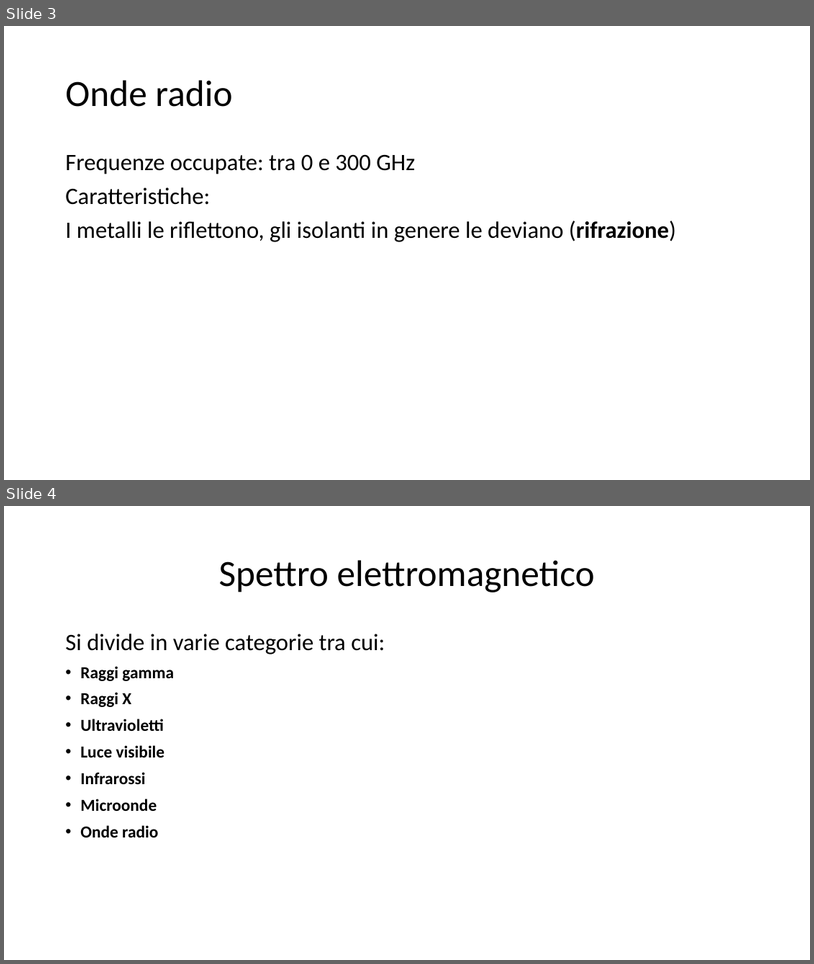
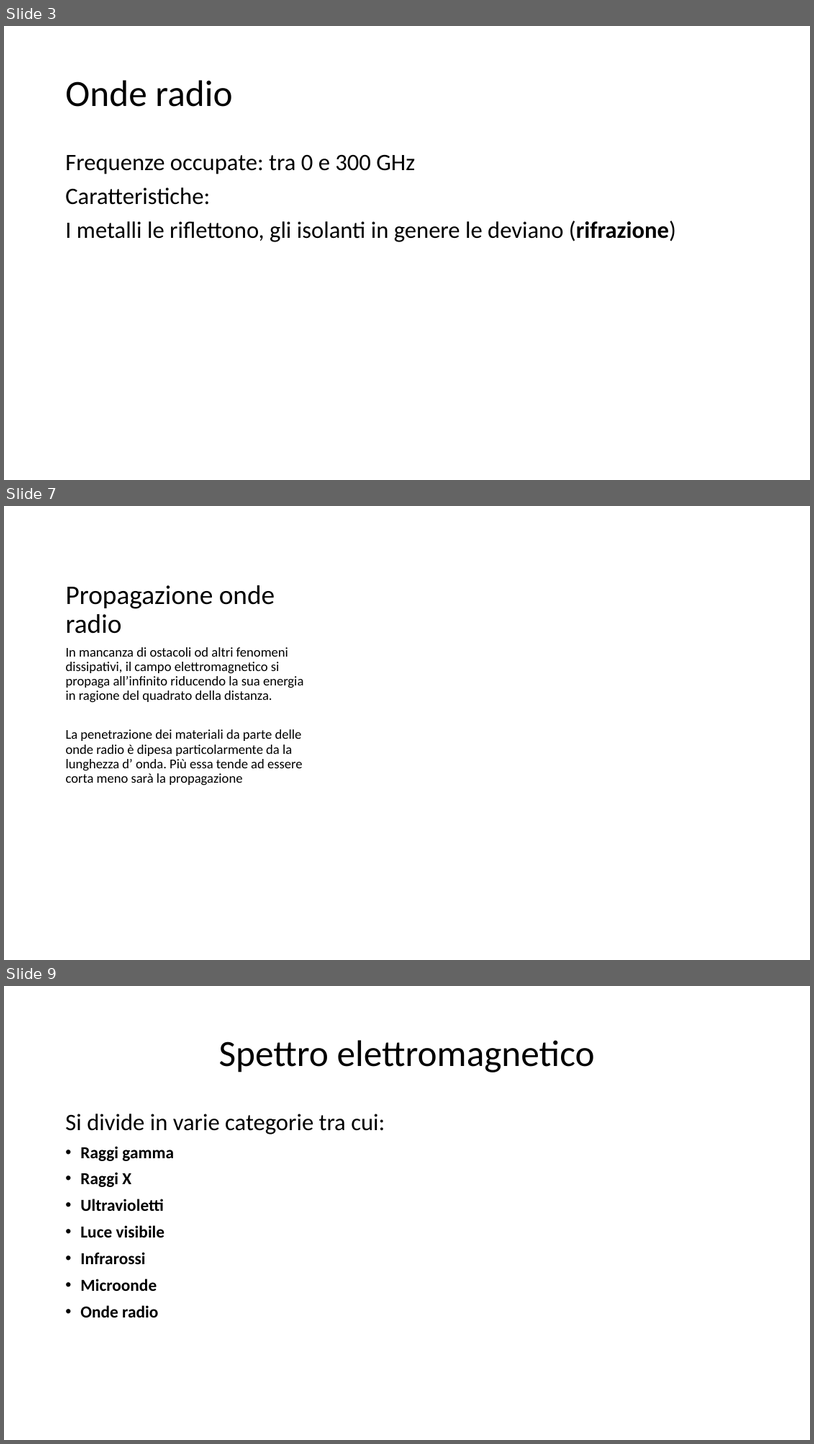
Before and after one commit to Vale19/School, a slide deck: Progetti (Sistemi e Reti)/Powerpoint/Spettro eletttromagnetico.pptx. Shown one above the other, each under a label of ours: slides 3 and 4 before the commit, slides 3, 7 and 9 after it; the slides between them are not shown. The pictures are 814x964 and 814x1444 pixels, drawn with LibreOffice and Linux fonts; fonts in the diff are those of the drawing. Boxes give left, top, right and bottom in pixels: in the first picture for what was removed or moved away, otherwise in the second. Text is boxed around its words. In the diff, an @@ line names an element or a change of style, - is before the commit and + after.

```diff
--- a/Progetti (Sistemi e Reti)/Powerpoint/Spettro eletttromagnetico.pptx
+++ b/Progetti (Sistemi e Reti)/Powerpoint/Spettro eletttromagnetico.pptx
@@ slide 7 added at (4,506,810,960), background #FFFFFF @@
@@ title added at (66,585,275,633), 32 pt, text #000000 @@
+Propagazione onde radio
@@ text added at (66,647,304,785), 16 pt, text #000000 @@
+In mancanza di ostacoli od altri fenomeni dissipativi, il campo elettromagnetico si propaga all’infinito riducendo la sua energia in ragione del quadrato della distanza.
+La penetrazione dei materiali da parte delle onde radio è dipesa particolarmente da la lunghezza d’ onda. Più essa tende ad essere corta meno sarà la propagazione
@@ what was slide 4 is now slide 9 @@
```
Also in this commit, not shown: 4 other slides added.
